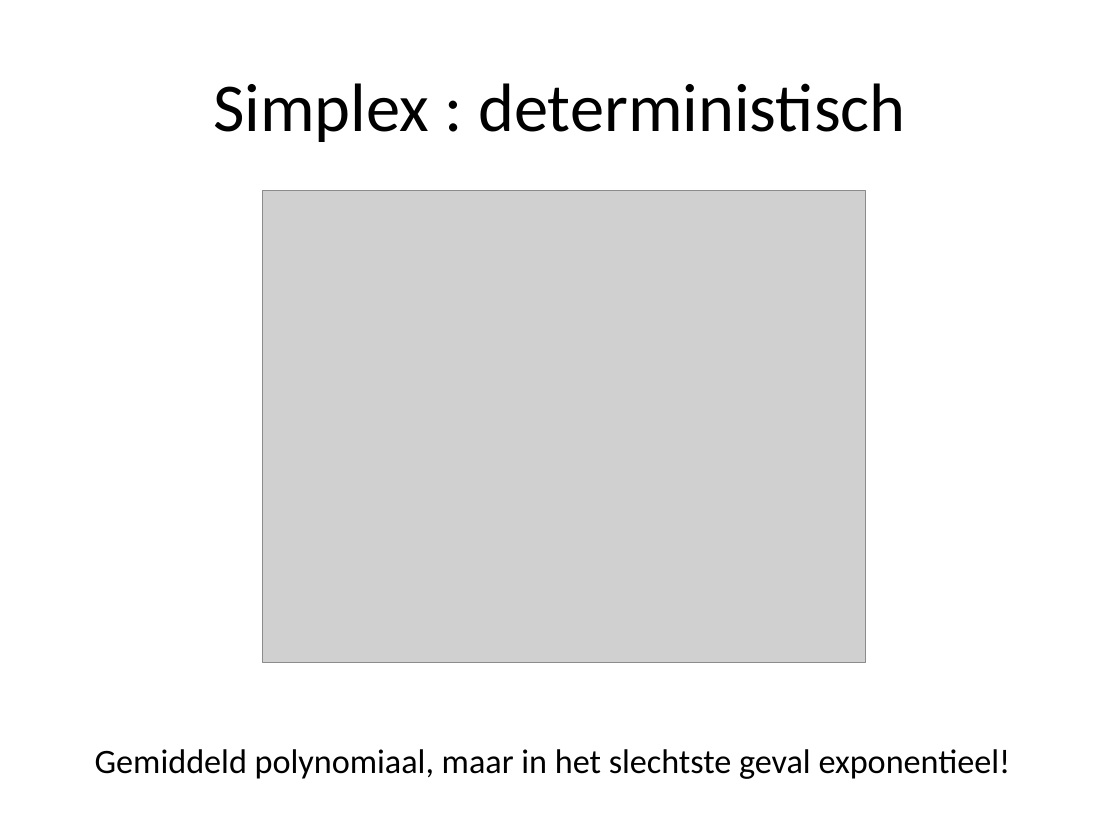
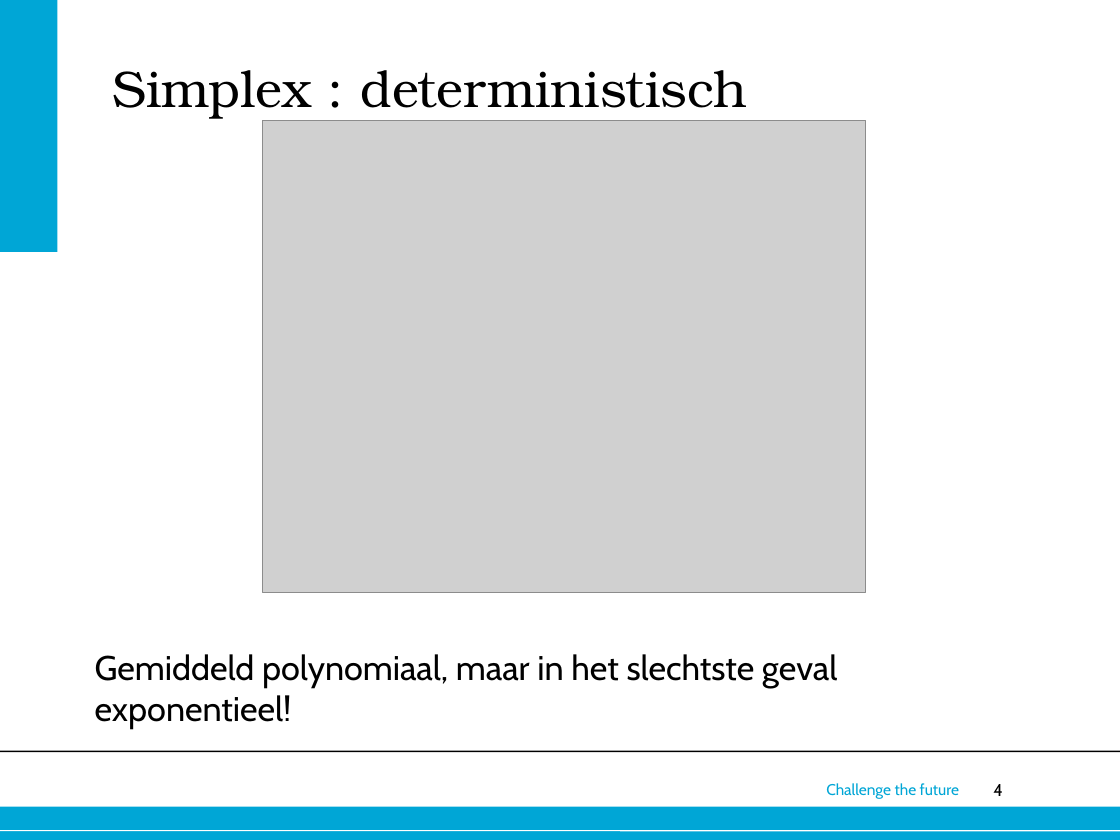
Before and after one commit to mvandertuin/RandomizedAlgorithmsLP, a slide deck: slide 4 of Presentation/presentatie.pptx. Drawn at 1120x840 pixels with LibreOffice and Linux fonts; fonts in the diff are those of the drawing; grey boxes stand for pictures; background and template pictures are left out. Boxes give left, top, right and bottom in pixels: in the first picture for what was removed or moved away, otherwise in the second. Text is boxed around its words. In the diff, an @@ line names an element or a change of style, - is before the commit and + after.

```diff
--- a/Presentation/presentatie.pptx
+++ b/Presentation/presentatie.pptx
@@ rectangle added at [0,0,57,252], fill #00A6D6 @@
@@ title "Simplex : deterministisch": place and size @@
-title "Simplex : deterministisch" at [213,83,905,142]
+title "Simplex : deterministisch" at [112,70,747,119]
@@ title "Simplex : deterministisch" at [112,70,747,119]: size 44 to 33 pt, font Calibri to TeX Gyre Bonum; alignment centre to left; indent changed; vertical alignment middle to top @@
@@ picture: place and size @@
-picture at [263,190,867,662]
+picture at [263,120,867,591]
@@ text "Gemiddeld polynomiaal, maar in het ...": place and size @@
-text "Gemiddeld polynomiaal, maar in het ..." at [95,749,1011,779]
+text "Gemiddeld polynomiaal, maar in het ..." at [95,654,837,729]
@@ text "Gemiddeld polynomiaal, maar in het ..." at [95,654,837,729]: font Calibri to Cabin @@
@@ line added from (0, 752) to (1120, 752), #000000 1 pt @@
@@ rectangle added at [0,806,1120,840], fill #00A6D6 @@
@@ text added at [826,783,959,799], 10 pt, text #00A6D6 @@
+Challenge the future
@@ page number added at [993,784,1003,796], 11 pt, text #000000 @@
+4
@@ line added from (0, 831) to (1120, 831), #FFFFFF 0.75 pt @@
```
Also in this commit, not shown: 6 other slides changed, 5 slides added, 2 slides removed.
